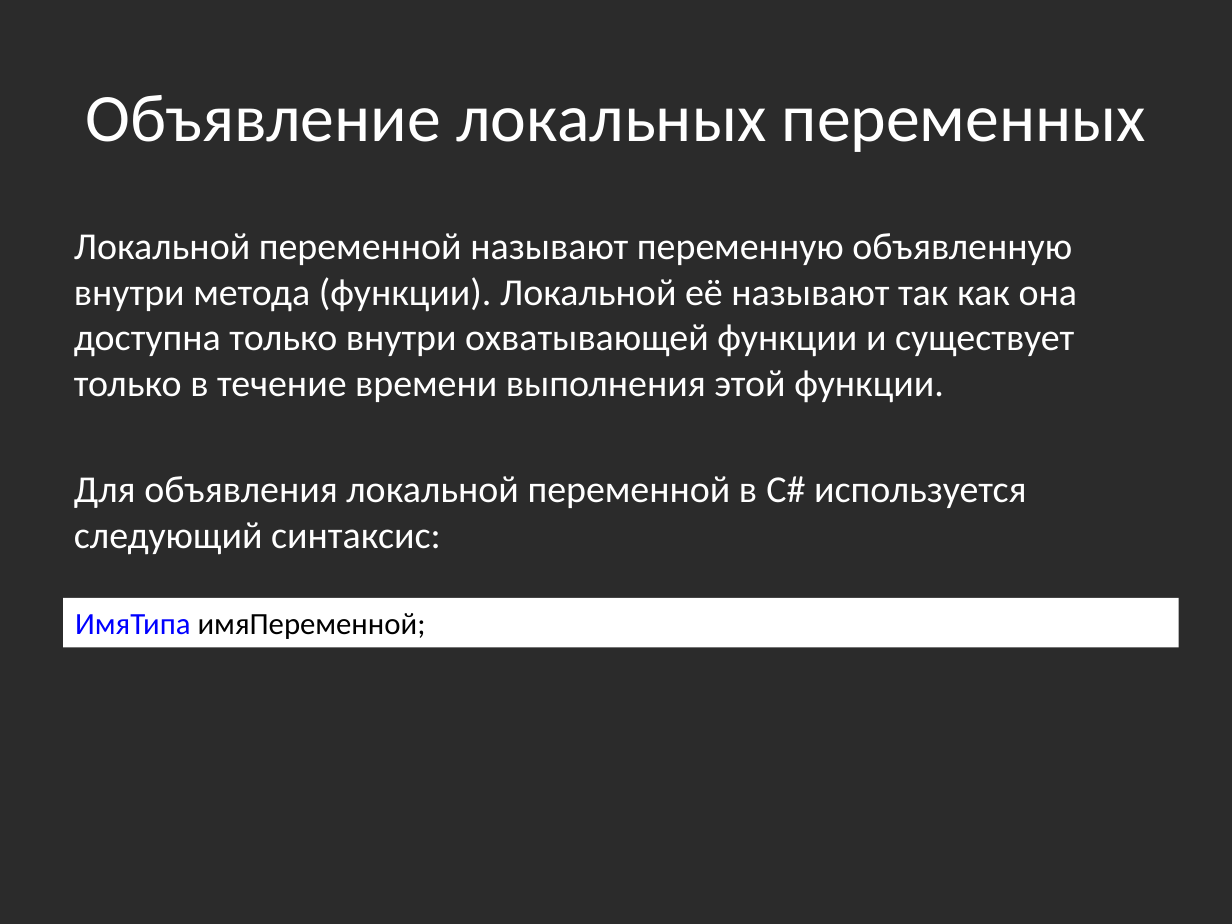
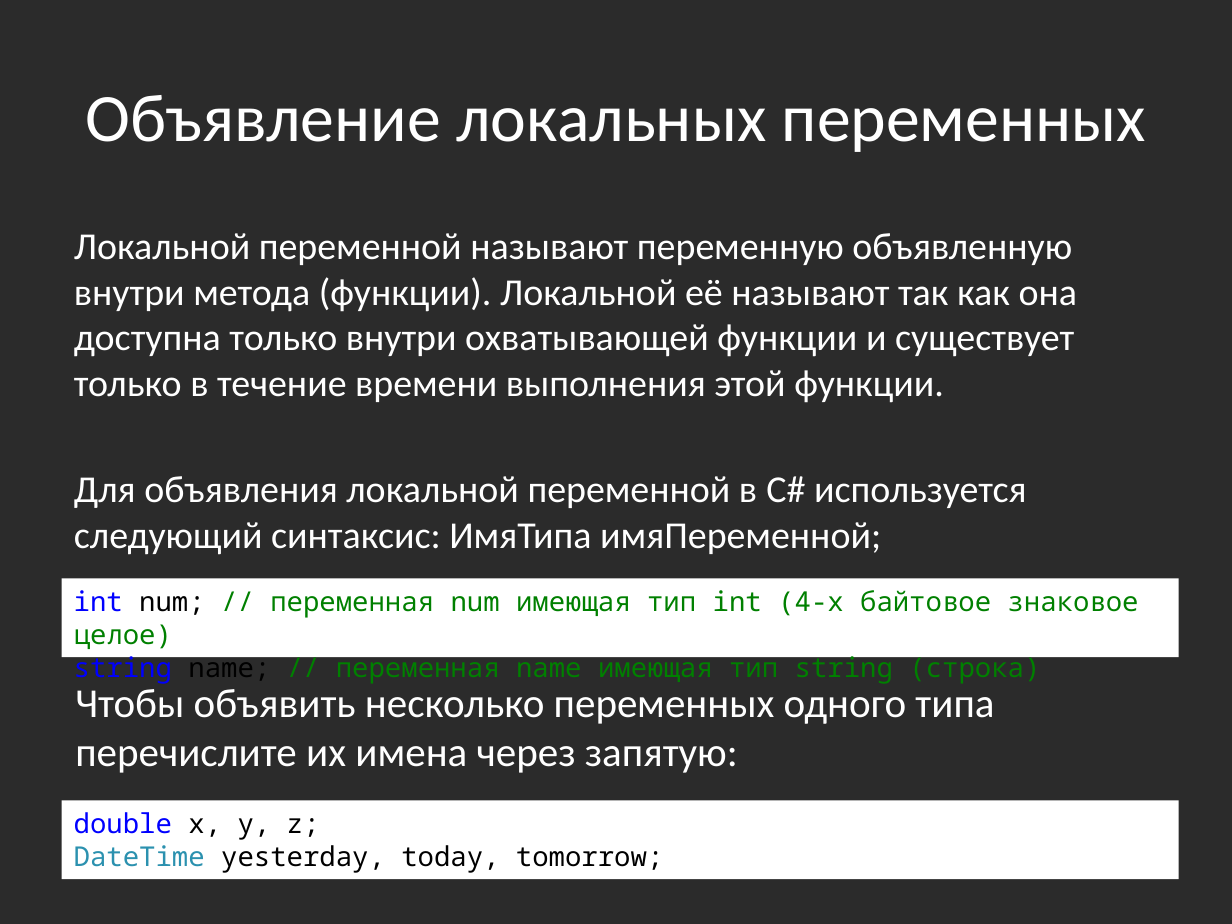
Before and after one commit to bazile/Training, a slide deck: slide 17 of Presentation/lesson-01.pptx. Drawn at 1232x924 pixels with LibreOffice and Linux fonts; fonts in the diff are those of the drawing; background and template pictures are left out; a plain dark background stands for a picture behind light text. Boxes give left, top, right and bottom in pixels: in the first picture for what was removed or moved away, otherwise in the second. Text is boxed around its words. In the diff, an @@ line names an element or a change of style, - is before the commit and + after.

```diff
--- a/Presentation/lesson-01.pptx
+++ b/Presentation/lesson-01.pptx
@@ text at bbox=[74, 476, 1027, 555]: text changed @@
-Для объявления локальной переменной в C# используется следующий синтаксис:
+Для объявления локальной переменной в C# используется следующий синтаксис: ИмяТипа имяПеременной;
@@ rectangle "int num; // переменная num ...": place and size @@
-rectangle "int num; // переменная num ..." at bbox=[63, 598, 1179, 647]
+rectangle "int num; // переменная num ..." at bbox=[62, 578, 1179, 657]
@@ text in rectangle at bbox=[74, 590, 1139, 684]: text changed; size 18 to 16 pt; font Calibri to Noto Sans Mono; text colour #000000 to #008000 @@
-ИмяТипа имяПеременной;
+int num; // переменная num имеющая тип int (4-х байтовое знаковое целое)
+string name; // переменная name имеющая тип string (строка)
@@ text added at bbox=[75, 689, 994, 773], 24 pt, text #FFFFFF @@
+Чтобы объявить несколько переменных одного типа перечислите их имена через запятую:
@@ rectangle added at bbox=[62, 801, 1179, 880], fill #FFFFFF, 16 pt, text #000000 @@
+double x, y, z;
+DateTime yesterday, today, tomorrow;
```
Also in this commit, not shown: 1 slide added.
